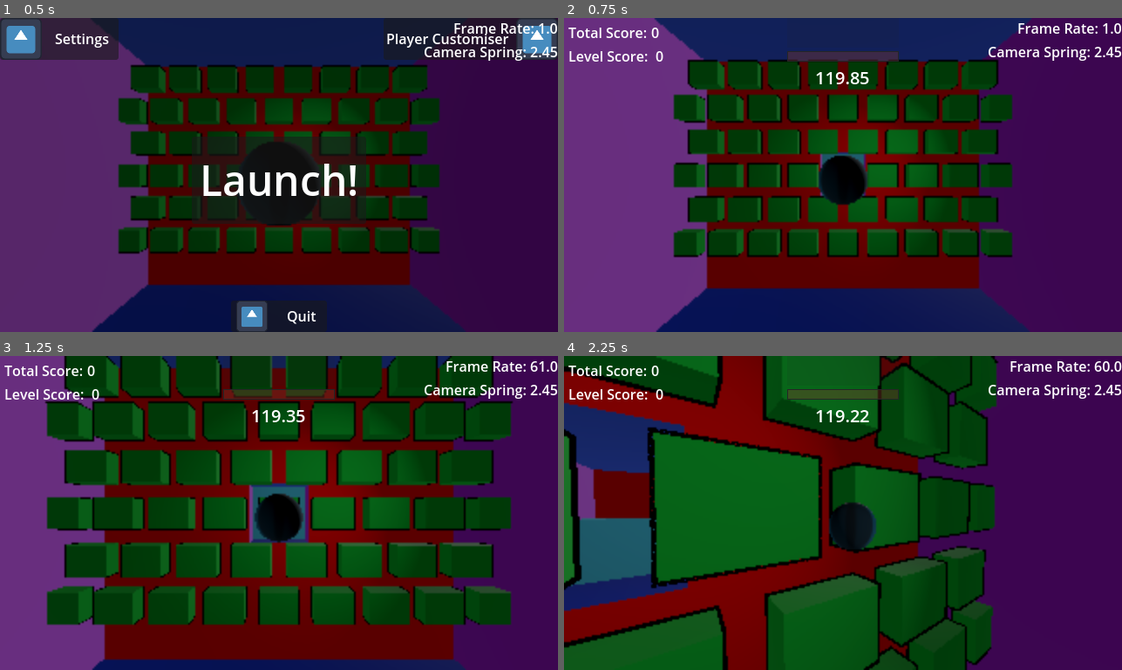
Above: before the commit, frames 1-4 (two rows, left to right).
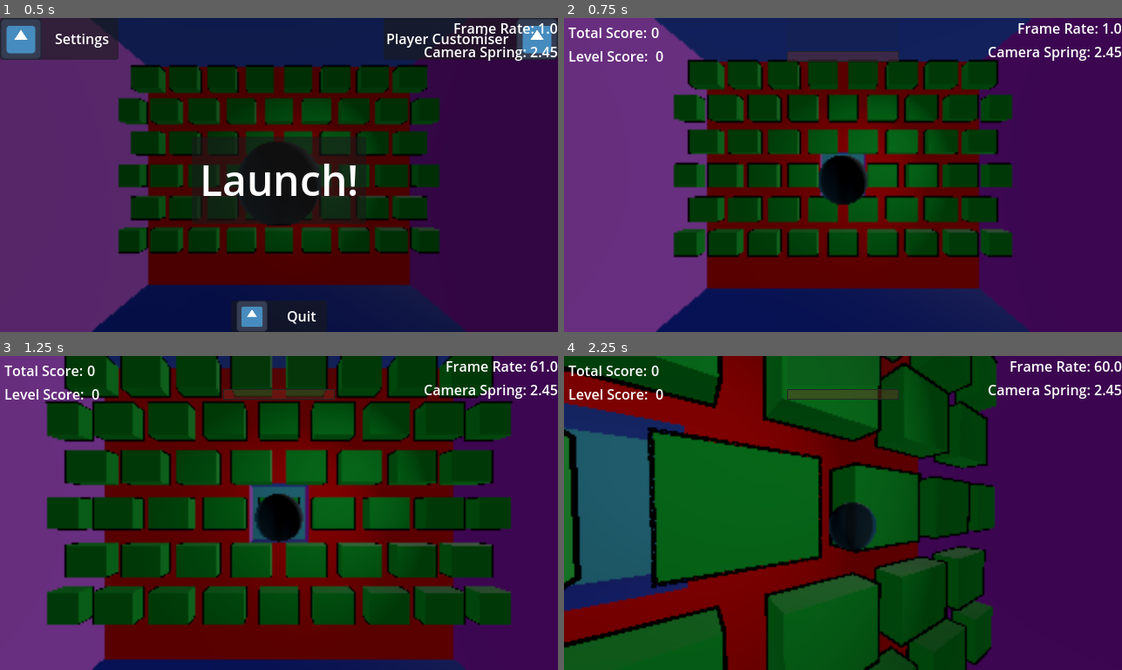
Above: after the commit, the same moments.

Repository: Mangochicken13/MangoPirateJam16
Game: Godot game, scene res://main.tscn
Same seed, same stepped clock (60 frames per second), same inputs: the game is played once before the commit and once after it. The engine's default icon, where the game draws it, is replaced by a stand-in: a white triangle on a blue panel in a dark square.
Inputs (mouse positions are in pixels of both pictures, inside the frame that each line leads up to):
- Up to frame 1 (0.5 s): no input
- Up to frame 2 (0.75 s): click "Launch!" at 0.5 s
- Up to frame 3 (1.25 s): no input
- Up to frame 4 (2.25 s): tap Enter at 1.25 s; move the mouse to (965, 497) at 1.27 s; hold D (turn_right) 1.28-2.03 s; tap Q at 1.35, 2.1 s; move the mouse to (731, 528) at 2.02 s; hold W (turn_down) from 2.03 s (still down)

Frame 1 is identical in both runs. In frame 2, 0.2% of the frame differs, in the area x 45-55%, y 17-22%; in frame 3, 0.2%; in frame 4, 3.6%, in the area x 0-55%, y 17-53%.
Error after the commit: Parse Error: Identifier "GET_TO_THE_EXIT" not declared in the current scope. (res://Components/Levels/level.gd:235)

Commit message:
unify level objective const naming

Diff:
--- a/you-are-the-weapon/Components/Levels/level.gd
+++ b/you-are-the-weapon/Components/Levels/level.gd
@@ -11,7 +11,7 @@
 	Trigger_num, ## Enter/meet [member trigger_num] of triggers (must be less than or equal to the total number of triggers)
 }
 
-const GET_TO_THE_EXIT: String = "Get Going!"
+const _GET_TO_THE_EXIT: String = "Get Going!"
 const _BREAK_BRICK_NUM: String = "Break {0} Bricks!"
 const _BREAK_BRICK_PERCENTAGE: String = "Break {0}% of Bricks!"
 const _ACTIVATE_TRIGGER_NUM: String = "Enter {0} of Triggers!"
